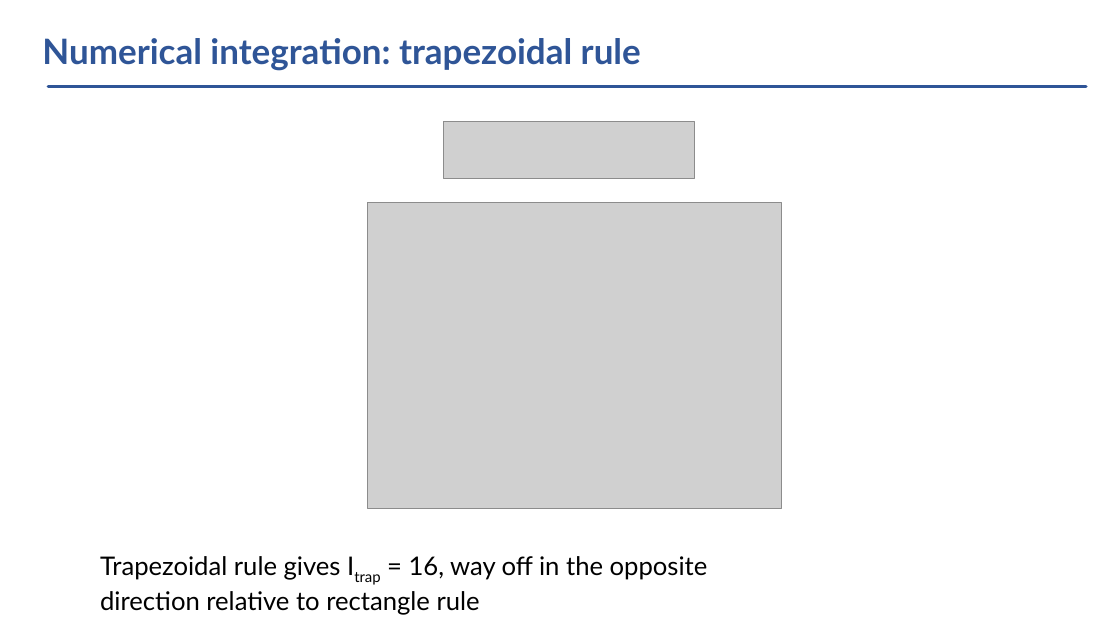
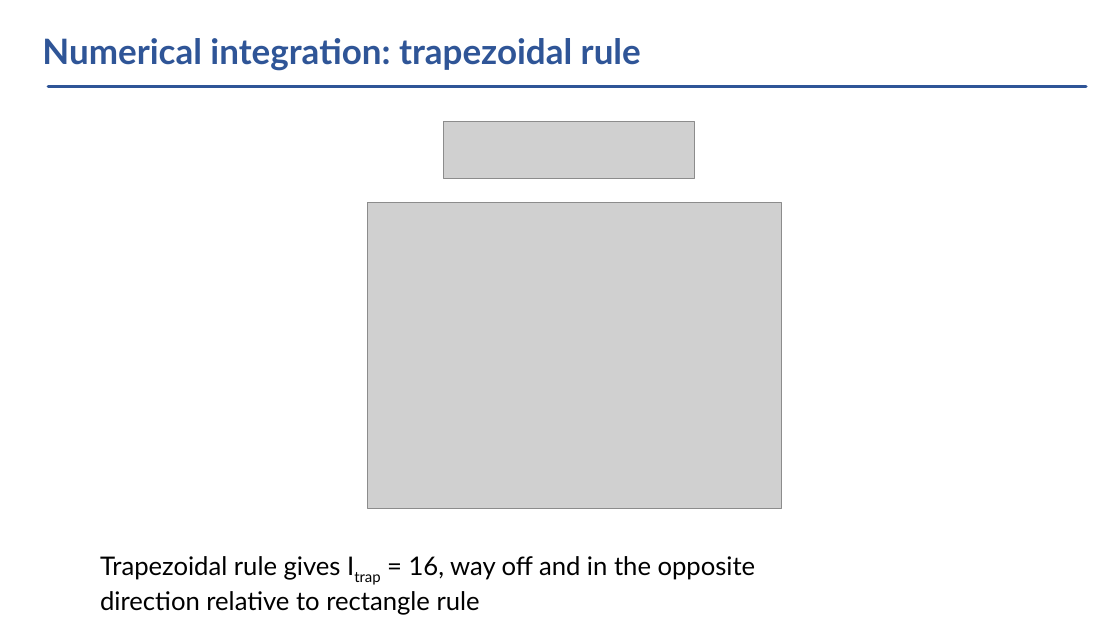
Before and after one commit to vlvovch/PHYS6350-ComputationalPhysics, a slide deck: slide 9 of lectures/Lecture6-01-31-23-NumericalIntegration.pptx. Drawn at 1120x630 pixels with LibreOffice and Linux fonts; fonts in the diff are those of the drawing; grey boxes stand for pictures. Boxes give left, top, right and bottom in pixels: in the first picture for what was removed or moved away, otherwise in the second. Text is boxed around its words. In the diff, an @@ line names an element or a change of style, - is before the commit and + after.

```diff
--- a/lectures/Lecture6-01-31-23-NumericalIntegration.pptx
+++ b/lectures/Lecture6-01-31-23-NumericalIntegration.pptx
@@ text at [100, 556, 756, 615]: text changed @@
-Trapezoidal rule gives Itrap = 16, way off in the opposite direction relative to rectangle rule
+Trapezoidal rule gives Itrap = 16, way off and in the opposite direction relative to rectangle rule
```
Also in this commit, not shown: 8 other slides changed, 39 other files.
